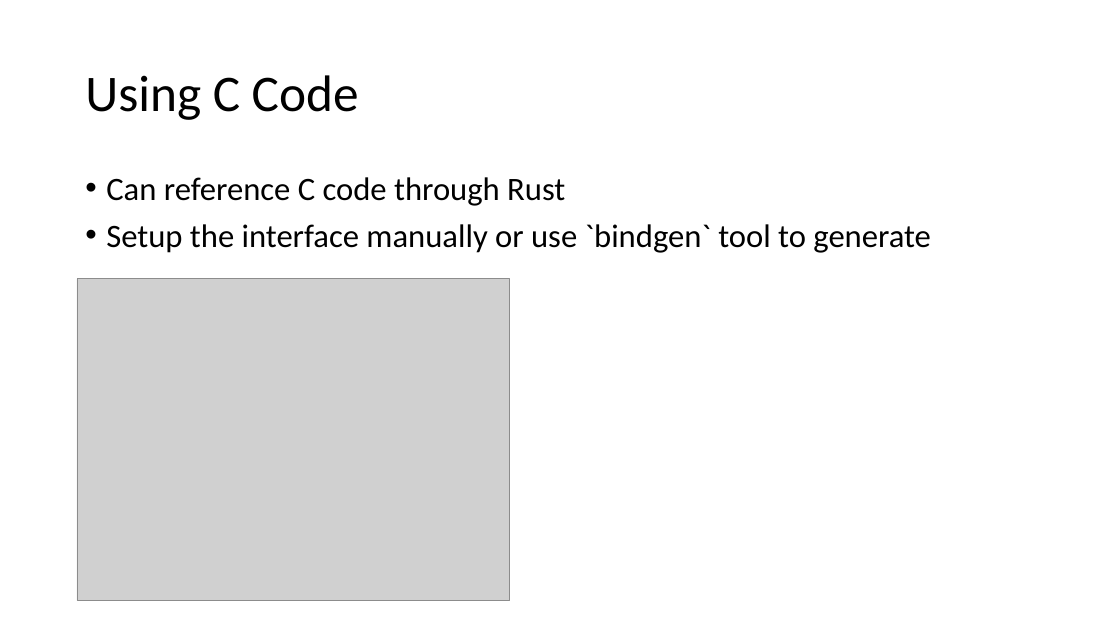
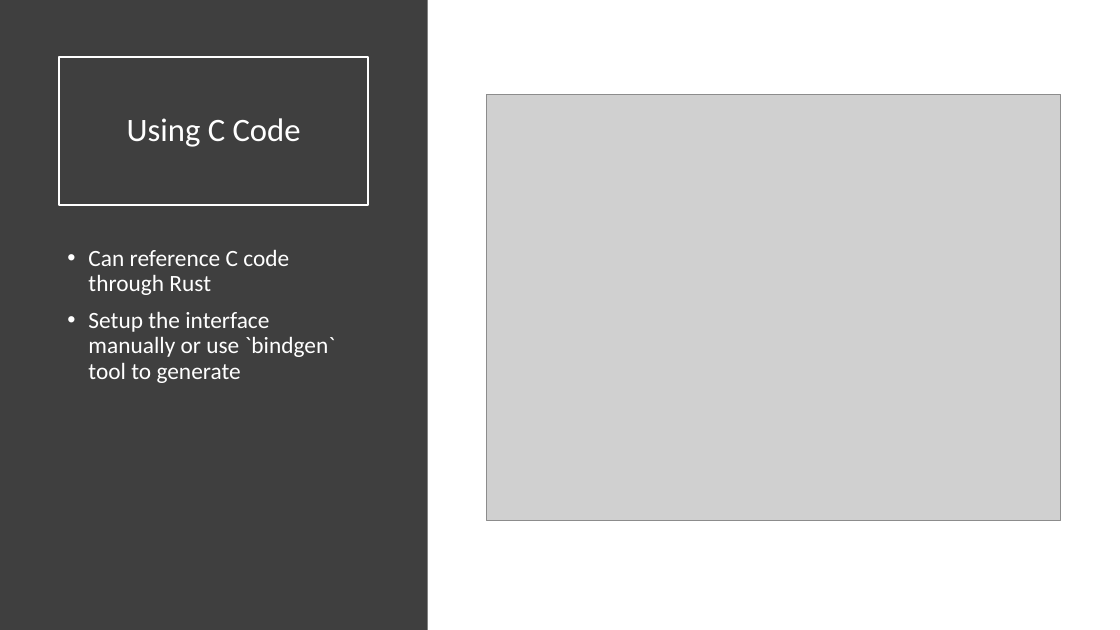
Before and after one commit to ProgrammerAL/Presentations-2019, a slide deck: slide 15 of 09-04 - Making the Case for Rust/Making the Case for Rust.pptx (slide 16 before the commit). Drawn at 1120x630 pixels with LibreOffice and Linux fonts; fonts in the diff are those of the drawing; grey boxes stand for pictures. Boxes give left, top, right and bottom in pixels: in the first picture for what was removed or moved away, otherwise in the second. Text is boxed around its words. In the diff, an @@ line names an element or a change of style, - is before the commit and + after.

```diff
--- a/09-04 - Making the Case for Rust/Making the Case for Rust.pptx
+++ b/09-04 - Making the Case for Rust/Making the Case for Rust.pptx
@@ rectangle added at [0,0,428,630], fill #3F3F3F @@
@@ title "Using C Code": place and size @@
-title "Using C Code" at [85,75,359,120]
+title "Using C Code" at [59,57,368,205]
@@ title "Using C Code" at [59,57,368,205]: size 44 to 28 pt, text colour #000000 to #FFFFFF; alignment left to centre; outline none to #FFFFFF 1.5 pt @@
@@ picture: place and size @@
-picture at [77,279,510,601]
+picture at [486,94,1061,521]
@@ text "Can reference C code through ...": place and size @@
-text "Can reference C code through ..." at [106,177,931,253]
+text "Can reference C code through ..." at [88,250,335,383]
@@ text "Can reference C code through ..." at [88,250,335,383]: size 28 to 20 pt, text colour #000000 to #FFFFFF @@
```
Also in this commit, not shown: 17 other slides changed, 1 other file.
